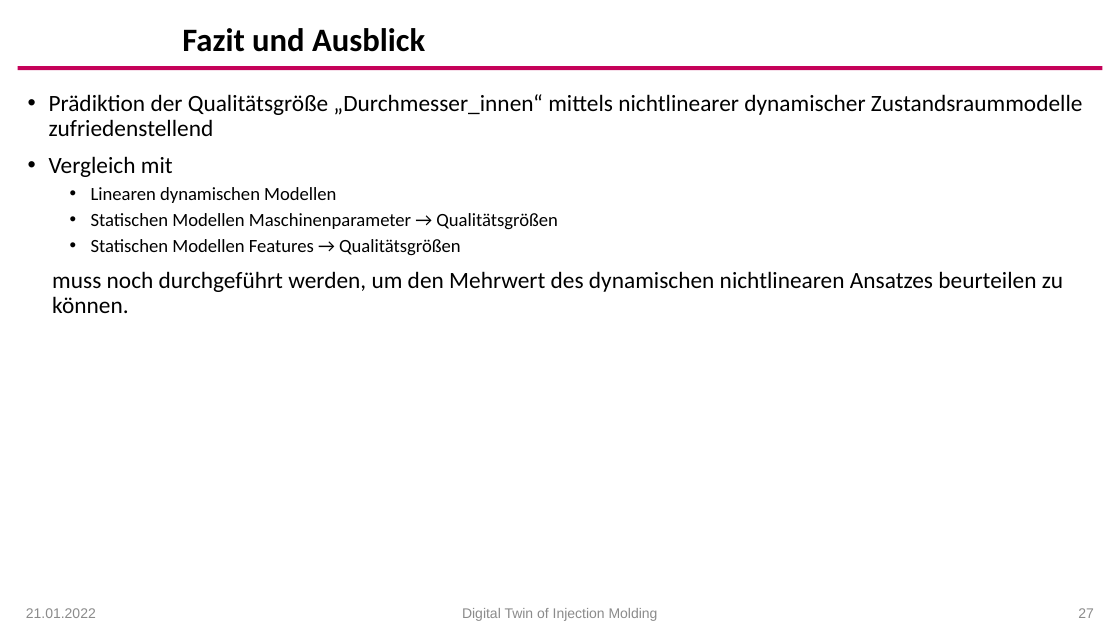
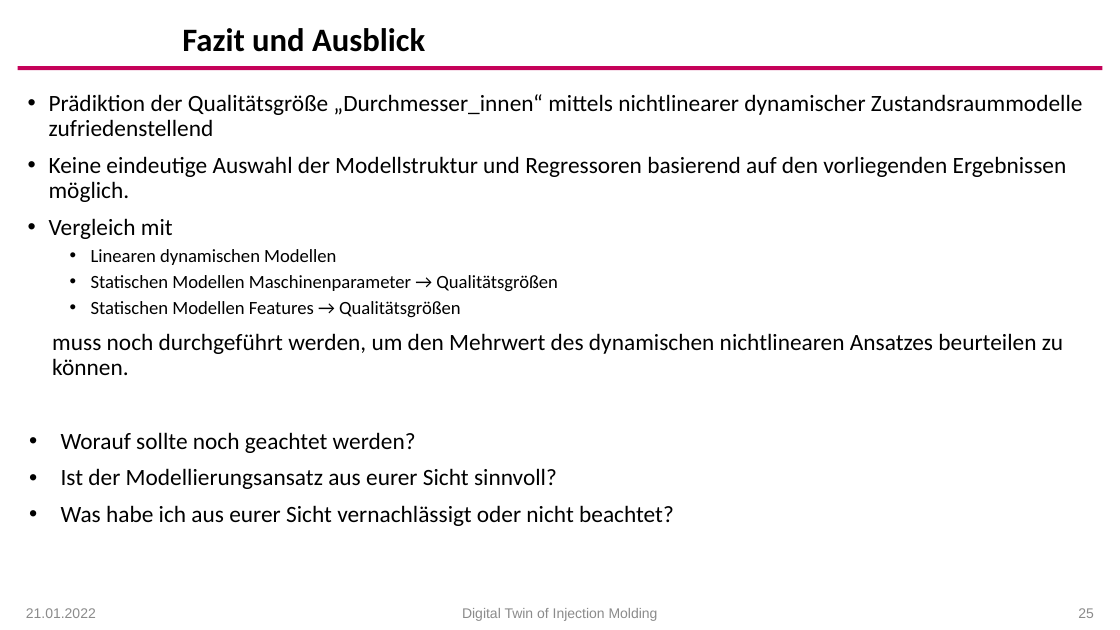
Before and after one commit to MRT-RT/DigitalTwinInjectionMolding, a slide deck: slide 25 of InjectionMoldingQuality.pptx (slide 27 before the commit). Drawn at 1120x630 pixels with LibreOffice and Linux fonts; fonts in the diff are those of the drawing; background and template pictures are left out. Boxes give left, top, right and bottom in pixels: in the first picture for what was removed or moved away, otherwise in the second. Text is boxed around its words. In the diff, an @@ line names an element or a change of style, - is before the commit and + after.

```diff
--- a/InjectionMoldingQuality.pptx
+++ b/InjectionMoldingQuality.pptx
@@ text at (49, 156, 1067, 202): paragraph added @@
+• Keine eindeutige Auswahl der Modellstruktur und Regressoren basierend auf den vorliegenden Ergebnissen möglich.
@@ text at (61, 432, 674, 526): paragraphs added @@
+• Worauf sollte noch geachtet werden?
+• Ist der Modellierungsansatz aus eurer Sicht sinnvoll?
+• Was habe ich aus eurer Sicht vernachlässigt oder nicht beachtet?
@@ page number at (1078, 608, 1094, 618): text changed @@
-27
+25
```
Also in this commit, not shown: 4 other slides changed, 2 slides removed, 2 other files.
